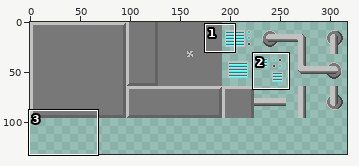
One commit to this sprite sheet: src/assets/art/tileset-platform.png. The first picture is a wide view before the edit; the outline marks the close-up.
Close-up. The starting point:
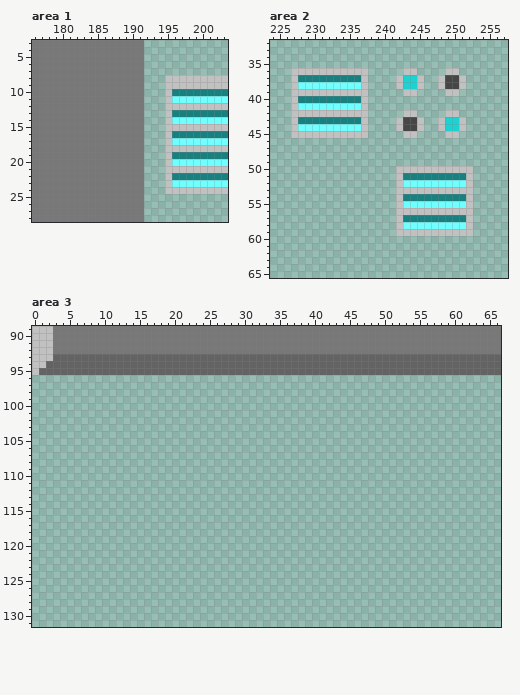
The file is 320x160 pixels. Shown: area 1: x 176..203, y 3..28; area 2: x 224..257, y 32..65; area 3: x 0..66, y 89..131. The wide view leaves out empty margins.
Now the later version:
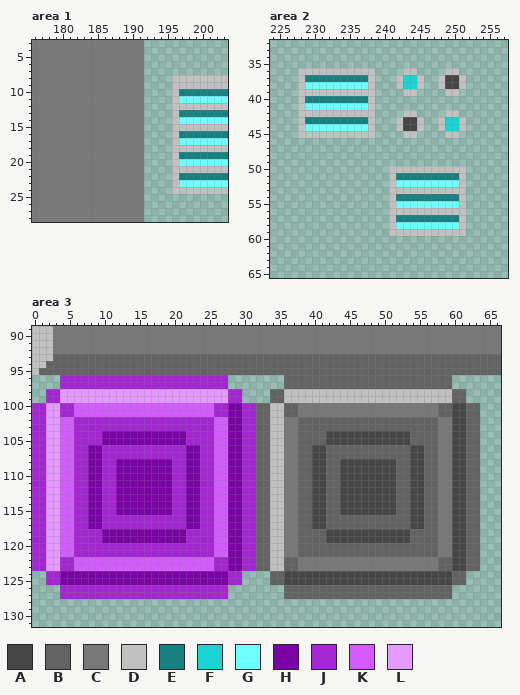
Palette (. is transparent): A #464646  B #636363  C #787878  D #c1c1c1  E #198080  F #1cd3d3  G #6fffff  H #7a01a6  J #a426d2  K #d45cff  L #e49aff
What changed:
Area 1:
y 8..9: x 195 D -> .
y 10: x 195..196 DE -> .D
y 11: x 195..196 DG -> .D
y 12: x 195 D -> .
y 13: x 195..196 DE -> .D
y 14: x 195..196 DG -> .D
y 15: x 195 D -> .
y 16: x 195..196 DE -> .D
y 17: x 195..196 DG -> .D
y 18: x 195 D -> .
y 19: x 195..196 DE -> .D
y 20: x 195..196 DG -> .D
y 21: x 195 D -> .
y 22: x 195..196 DE -> .D
y 23: x 195..196 DG -> .D
y 24: x 195 D -> .
Area 2:
y 36: x 227 D -> .; x 238 . -> D
y 37: x 227..228 DE -> .D; x 237..238 D. -> ED
y 38: x 227..228 DG -> .D; x 237..238 D. -> GD
y 39: x 227 D -> .; x 238 . -> D
y 40: x 227..228 DE -> .D; x 237..238 D. -> ED
y 41: x 227..228 DG -> .D; x 237..238 D. -> GD
y 42: x 227 D -> .; x 238 . -> D
y 43: x 227..228 DE -> .D; x 237..238 D. -> ED
y 44: x 227..228 DG -> .D; x 237..238 D. -> GD
y 45: x 227 D -> .; x 238 . -> D
y 50: x 241 . -> D; x 252 D -> .
y 51: x 241..242 .D -> DE; x 251..252 ED -> D.
y 52: x 241..242 .D -> DG; x 251..252 GD -> D.
y 53: x 241 . -> D; x 252 D -> .
y 54: x 241..242 .D -> DE; x 251..252 ED -> D.
y 55: x 241..242 .D -> DG; x 251..252 GD -> D.
y 56: x 241 . -> D; x 252 D -> .
y 57: x 241..242 .D -> DE; x 251..252 ED -> D.
y 58: x 241..242 .D -> DG; x 251..252 GD -> D.
y 59: x 241 . -> D; x 252 D -> .
Area 3:
y 96..97: x 4..27 ........................ -> JJJJJJJJJJJJJJJJJJJJJJJJ; x 36..59 ........................ -> BBBBBBBBBBBBBBBBBBBBBBBB
y 98..99: x 2..29 ............................ -> JJLLLLLLLLLLLLLLLLLLLLLLLLJJ; x 34..61 ............................ -> BBDDDDDDDDDDDDDDDDDDDDDDDDBB
y 100..101: x 0..63 ................................................................ -> JJLLJJKKKKKKKKKKKKKKKKKKKKJJHHJJBBDDBBCCCCCCCCCCCCCCCCCCCCBBAABB
y 102..103: x 0..63 ................................................................ -> JJLLKKJJJJJJJJJJJJJJJJJJJJKKHHJJBBDDCCBBBBBBBBBBBBBBBBBBBBCCAABB
y 104..105: x 0..63 ................................................................ -> JJLLKKJJJJHHHHHHHHHHHHJJJJKKHHJJBBDDCCBBBBAAAAAAAAAAAABBBBCCAABB
y 106..107: x 0..63 ................................................................ -> JJLLKKJJHHJJJJJJJJJJJJHHJJKKHHJJBBDDCCBBAABBBBBBBBBBBBAABBCCAABB
y 108..115: x 0..63 ................................................................ -> JJLLKKJJHHJJHHHHHHHHJJHHJJKKHHJJBBDDCCBBAABBAAAAAAAABBAABBCCAABB
y 116..117: x 0..63 ................................................................ -> JJLLKKJJHHJJJJJJJJJJJJHHJJKKHHJJBBDDCCBBAABBBBBBBBBBBBAABBCCAABB
y 118..119: x 0..63 ................................................................ -> JJLLKKJJJJHHHHHHHHHHHHJJJJKKHHJJBBDDCCBBBBAAAAAAAAAAAABBBBCCAABB
y 120..121: x 0..63 ................................................................ -> JJLLKKJJJJJJJJJJJJJJJJJJJJKKHHJJBBDDCCBBBBBBBBBBBBBBBBBBBBCCAABB
y 122..123: x 0..63 ................................................................ -> JJLLJJKKKKKKKKKKKKKKKKKKKKJJHHJJBBDDBBCCCCCCCCCCCCCCCCCCCCBBAABB
y 124..125: x 2..29 ............................ -> JJHHHHHHHHHHHHHHHHHHHHHHHHJJ; x 34..61 ............................ -> BBAAAAAAAAAAAAAAAAAAAAAAAABB
y 126..127: x 4..27 ........................ -> JJJJJJJJJJJJJJJJJJJJJJJJ; x 36..59 ........................ -> BBBBBBBBBBBBBBBBBBBBBBBB
